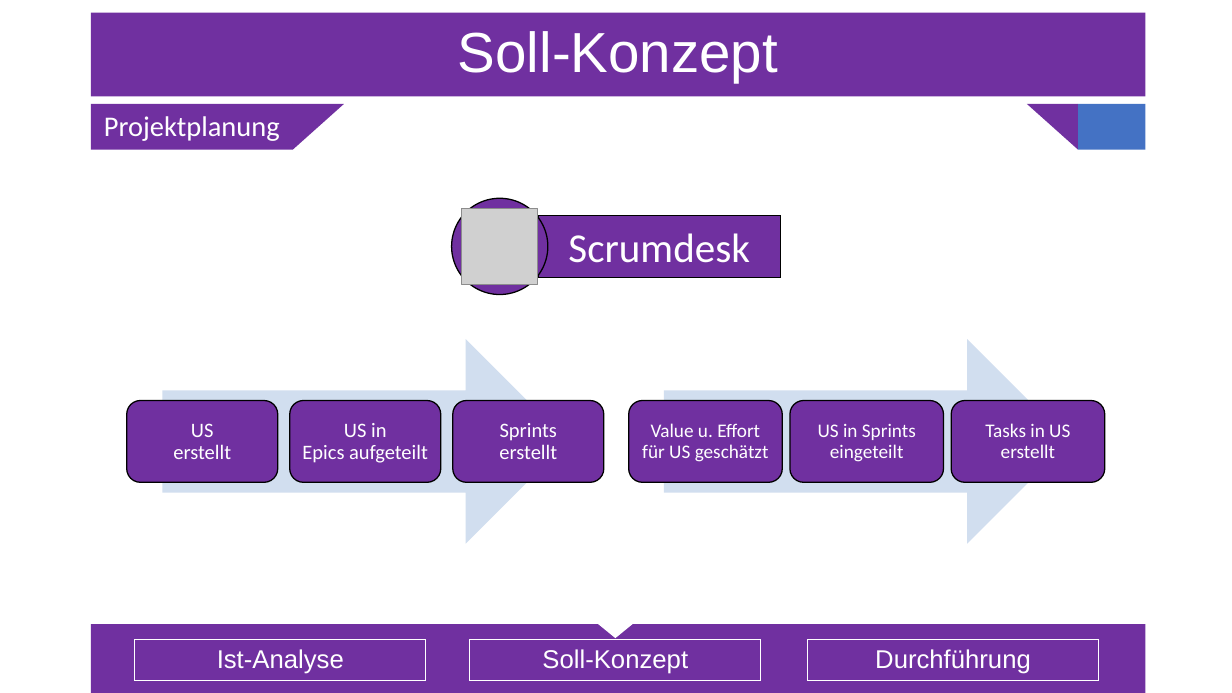
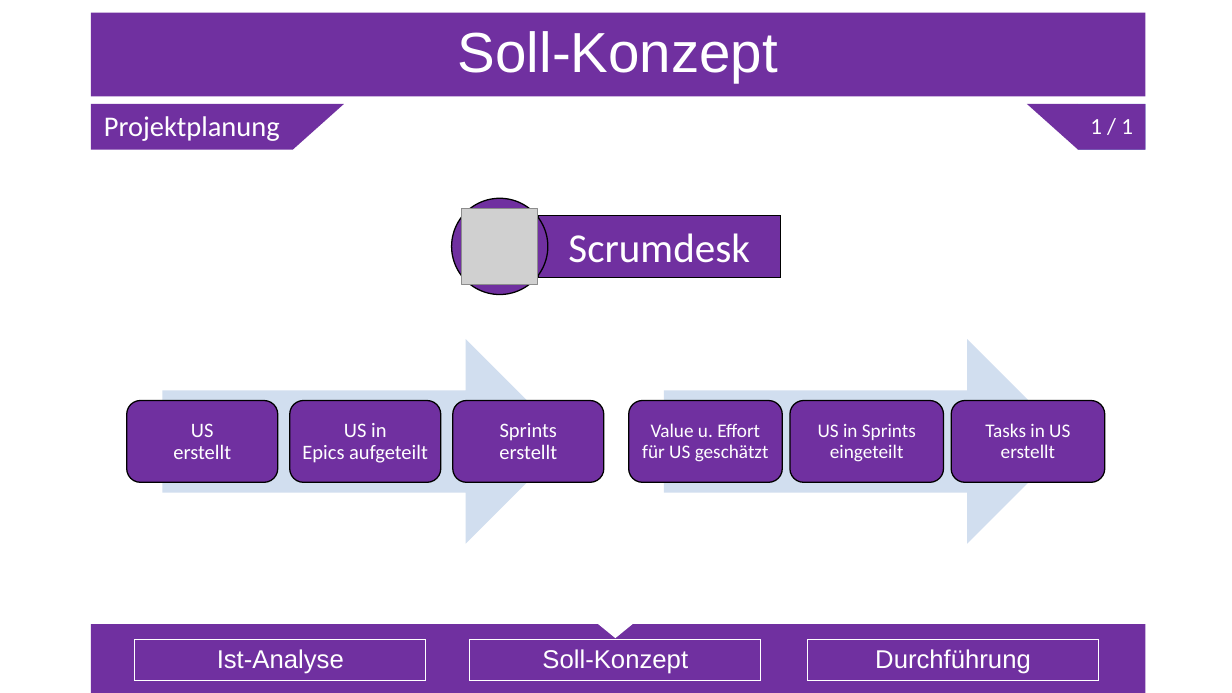
Before and after one commit to Sl0thking/mp_anwen_scrumiverse, a slide deck: slide 15 of Projektpräsentation/Projektpräsentation.pptx. Drawn at 1232x693 pixels with LibreOffice and Linux fonts; fonts in the diff are those of the drawing; grey boxes stand for pictures. Boxes give left, top, right and bottom in pixels: in the first picture for what was removed or moved away, otherwise in the second. Text is boxed around its words. In the diff, an @@ line names an element or a change of style, - is before the commit and + after.

```diff
--- a/Projektpräsentation/Projektpräsentation.pptx
+++ b/Projektpräsentation/Projektpräsentation.pptx
@@ text added at (x1=1079, y1=104, x2=1146, y2=150), fill #7030A0, 18 pt, text #FFFFFF @@
+1 / 1
```
Also in this commit, not shown: 7 other slides changed.
